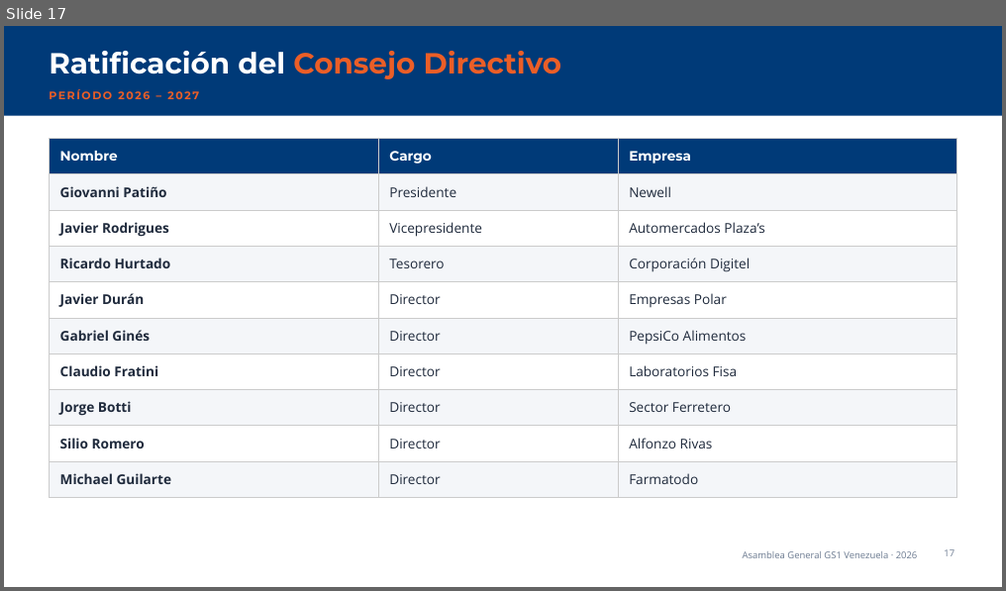
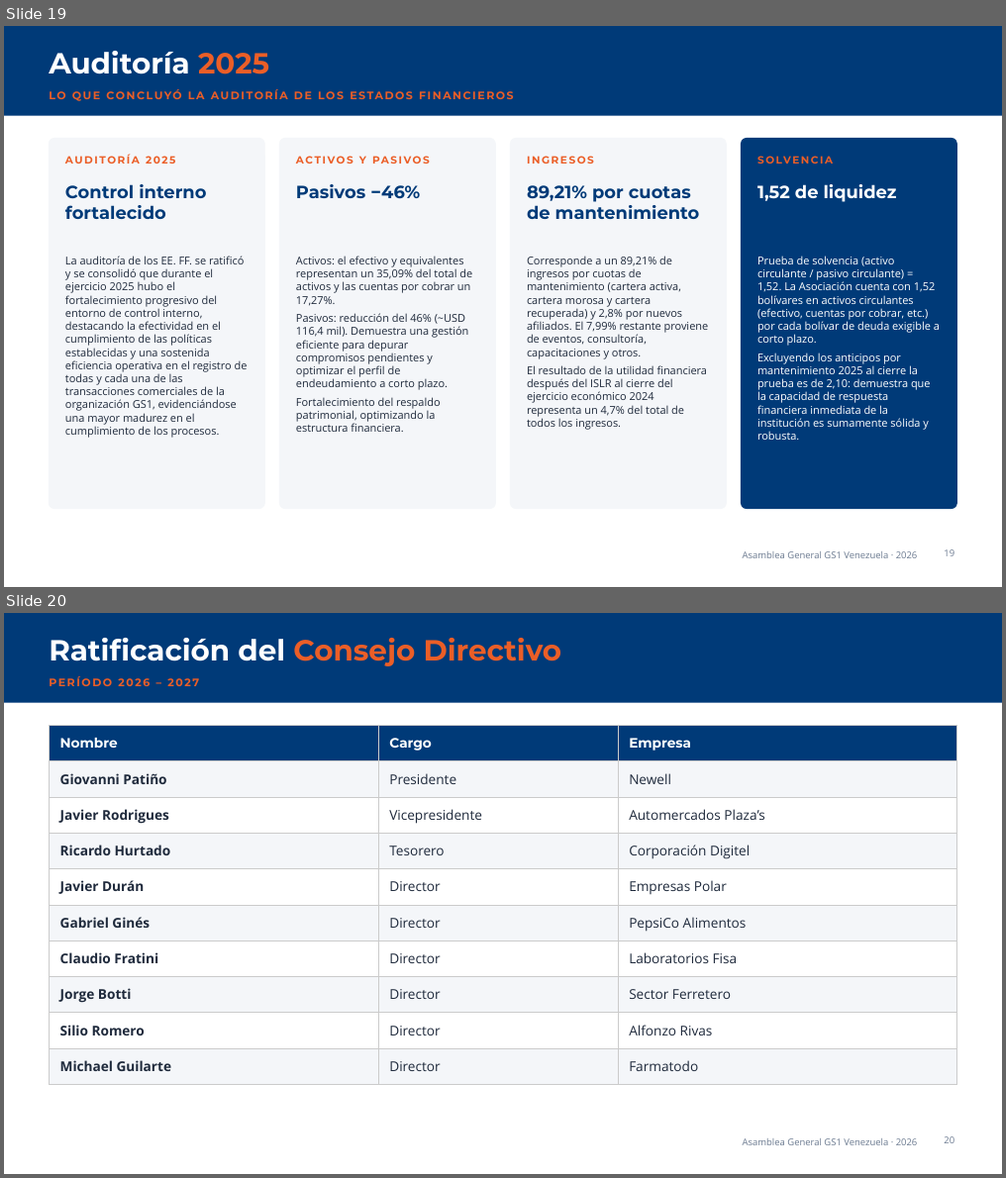
Before and after one commit to solicituddecodigogs1-collab/Gs1-clasificacion-gpc, a slide deck: Asamblea_General_GS1_Venezuela_2026_actualizada.pptx. Shown one above the other, each under a label of ours: slide 17 before the commit, slides 19 and 20 after it. The pictures are 1006x591 and 1006x1178 pixels, drawn with LibreOffice and Linux fonts; fonts in the diff are those of the drawing; background and template pictures are left out. Boxes give left, top, right and bottom in pixels: in the first picture for what was removed or moved away, otherwise in the second. Text is boxed around its words. In the diff, an @@ line names an element or a change of style, - is before the commit and + after.

```diff
--- a/Asamblea_General_GS1_Venezuela_2026_actualizada.pptx
+++ b/Asamblea_General_GS1_Venezuela_2026_actualizada.pptx
@@ slide 19 added at (4, 26, 1002, 587), background #FFFFFF; not listed: 2 template elements that a slide beside it also shows @@
@@ title added at (49, 51, 269, 75), 28 pt, text #FFFFFF, bold @@
+Auditoría 2025
@@ text added at (49, 91, 65, 99), 10.5 pt, text #EB5E27, bold @@
+LO QUE CONCLUYÓ LA AUDITORÍA DE LOS ESTADOS FINANCIEROS
@@ rounded rectangle added at (49, 138, 264, 509), fill #F4F6F9, outline #F4F6F9 1 pt @@
@@ rounded rectangle added at (279, 138, 495, 509), fill #F4F6F9, outline #F4F6F9 1 pt @@
@@ rounded rectangle added at (510, 138, 726, 509), fill #F4F6F9, outline #F4F6F9 1 pt @@
@@ rounded rectangle added at (742, 138, 957, 509), fill #003A78, outline #003A78 1 pt @@
@@ text added at (65, 154, 175, 164), 10 pt, text #EB5E27, bold @@
+AUDITORÍA 2025
@@ text added at (359, 156, 366, 164), 10 pt, text #EB5E27, bold @@
+ACTIVOS Y PASIVOS
@@ text added at (527, 156, 594, 164), 10 pt, text #EB5E27, bold @@
+INGRESOS
@@ text added at (757, 154, 941, 174), 10 pt, text #EB5E27, bold @@
+SOLVENCIA
@@ text added at (65, 184, 206, 219), 17 pt, text #003A78, bold @@
+Control interno fortalecido
@@ text added at (296, 184, 420, 199), 17 pt, text #003A78, bold @@
+Pasivos −46%
@@ text added at (527, 185, 700, 219), 17 pt, text #003A78, bold @@
+89,21% por cuotas de mantenimiento
@@ text added at (757, 184, 897, 202), 17 pt, text #FFFFFF, bold @@
+1,52 de liquidez
@@ text added at (65, 256, 248, 438), 10.5 pt, text #1F2A3C @@
+La auditoría de los EE. FF. se ratificó y se consolidó que durante el ejercicio 2025 hubo el fortalecimiento progresivo del entorno de control interno, destacando la efectividad en el cumplimiento de las políticas establecidas y una sostenida eficiencia operativa en el registro de todas y cada una de las transacciones comerciales de la organización GS1, evidenciándose una mayor madurez en el cumplimiento de los procesos.
@@ text added at (296, 256, 472, 432), 10.5 pt, text #1F2A3C @@
+Activos: el efectivo y equivalentes representan un 35,09% del total de activos y las cuentas por cobrar un 17,27%.
+Pasivos: reducción del 46% (~USD 116,4 mil). Demuestra una gestión eficiente para depurar compromisos pendientes y optimizar el perfil de endeudamiento a corto plazo.
+Fortalecimiento del respaldo patrimonial, optimizando la estructura financiera.
@@ text added at (527, 256, 709, 430), 10.5 pt, text #1F2A3C @@
+Corresponde a un 89,21% de ingresos por cuotas de mantenimiento (cartera activa, cartera morosa y cartera recuperada) y 2,8% por nuevos afiliados. El 7,99% restante proviene de eventos, consultoría, capacitaciones y otros.
+El resultado de la utilidad financiera después del ISLR al cierre del ejercicio económico 2024 representa un 4,7% del total de todos los ingresos.
@@ text added at (757, 256, 940, 440), 10.5 pt, text #FFFFFF @@
+Prueba de solvencia (activo circulante / pasivo circulante) = 1,52. La Asociación cuenta con 1,52 bolívares en activos circulantes (efectivo, cuentas por cobrar, etc.) por cada bolívar de deuda exigible a corto plazo.
+Excluyendo los anticipos por mantenimiento 2025 al cierre la prueba es de 2,10: demuestra que la capacidad de respuesta financiera inmediata de la institución es sumamente sólida y robusta.
@@ page number added at (944, 550, 954, 557), 9 pt, text #6B7A90 @@
+19
@@ what was slide 17 is now slide 20 @@
@@ page number at (944, 1137, 954, 1144): text changed @@
-17
+20
```
Also in this commit, not shown: 1 slide changed, 2 other slides added.
